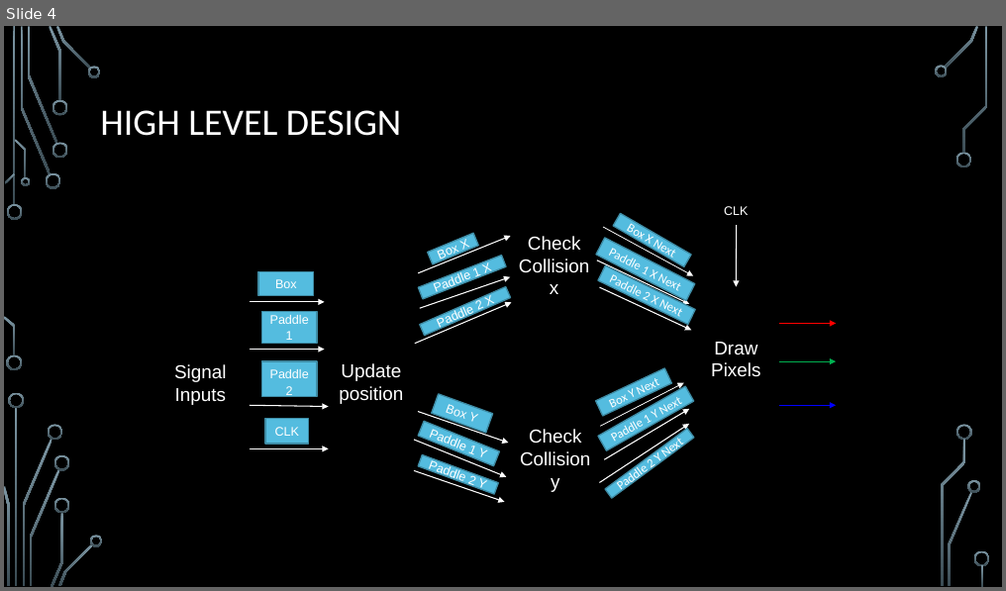
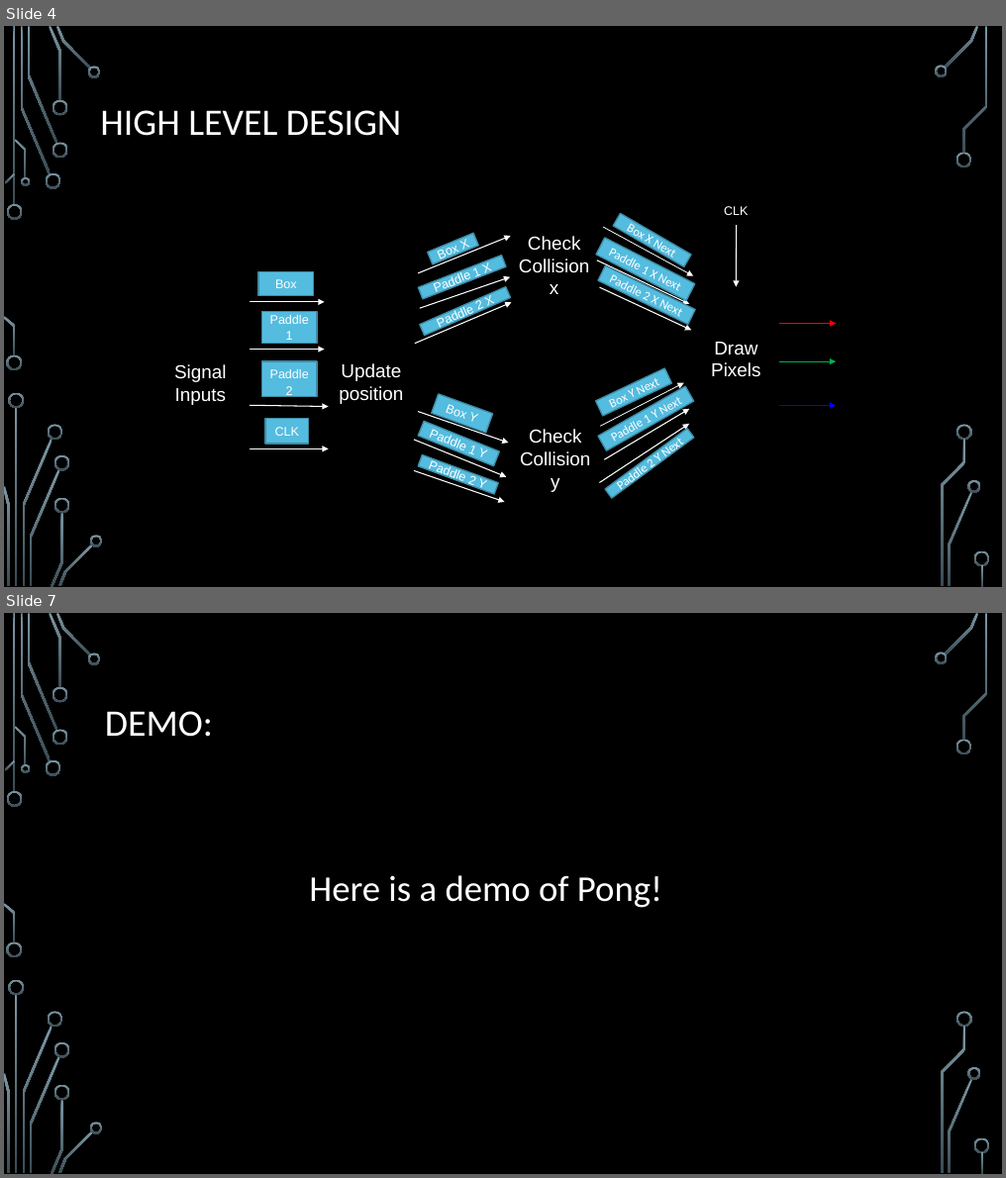
Before and after one commit to mgalle19atWhitworth/CS373_FinalProject, a slide deck: Project_Presentation/PresentationPong.pptx. Shown one above the other, each under a label of ours: slide 4 before the commit, slides 4 and 7 after it; the slides between them are not shown. The pictures are 1006x591 and 1006x1178 pixels, drawn with LibreOffice and Linux fonts; fonts in the diff are those of the drawing; background and template pictures are left out. Boxes give left, top, right and bottom in pixels: in the first picture for what was removed or moved away, otherwise in the second. Text is boxed around its words. In the diff, an @@ line names an element or a change of style, - is before the commit and + after.

```diff
--- a/Project_Presentation/PresentationPong.pptx
+++ b/Project_Presentation/PresentationPong.pptx
@@ slide 7 added at (x1=4, y1=613, x2=1002, y2=1174), background picture (left out); not listed: 36 template elements that a slide beside it also shows @@
@@ title added at (x1=105, y1=711, x2=213, y2=737), 36 pt, text #FFFFFF @@
+DEMO:
@@ text added at (x1=309, y1=875, x2=662, y2=908), 35 pt, text #FFFFFF @@
+Here is a demo of Pong!
```
Also in this commit, not shown: 2 slides changed, 2 other slides added, 2 slides removed.
